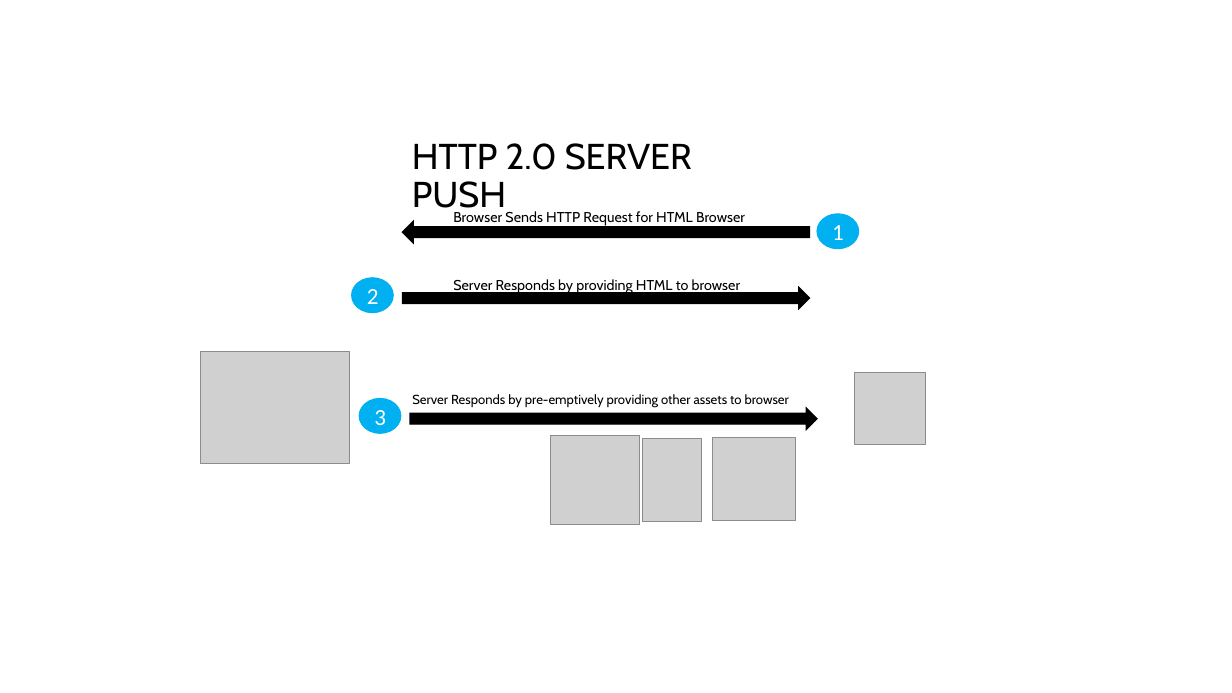
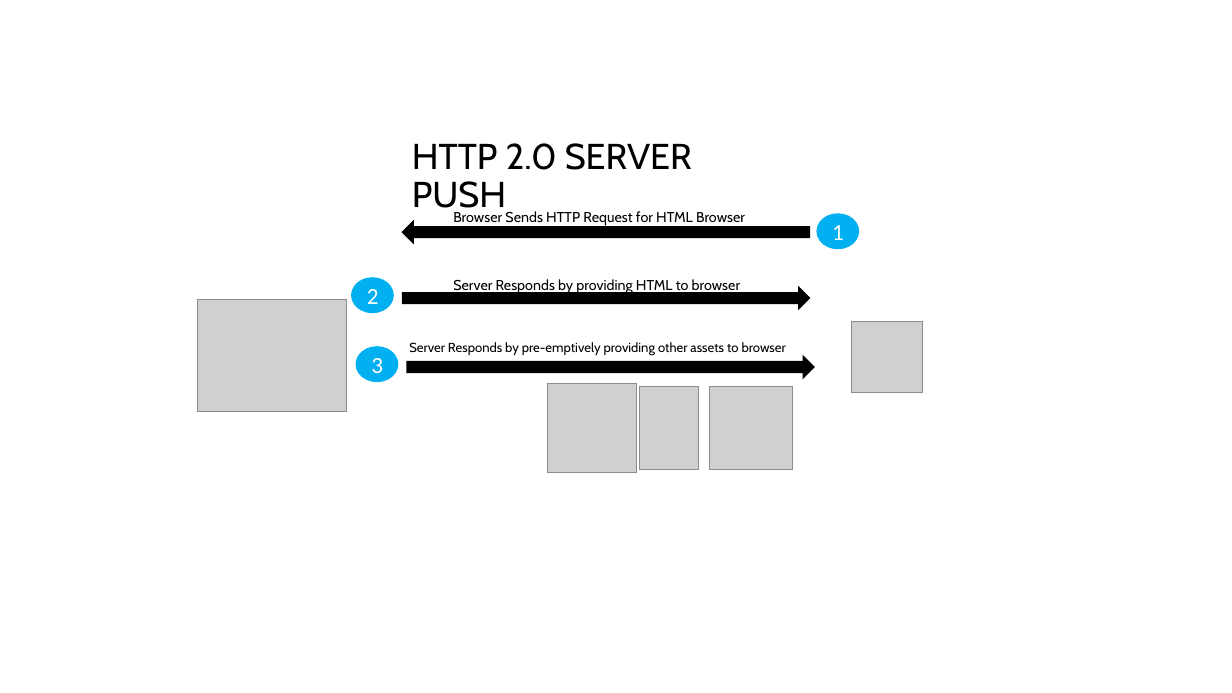
Before and after one commit to lironly/blog-posts, a slide deck: slide 2 of HTTP2 Server Push/logo template.pptx. Drawn at 1232x693 pixels with LibreOffice and Linux fonts; fonts in the diff are those of the drawing; grey boxes stand for pictures. Boxes give left, top, right and bottom in pixels: in the first picture for what was removed or moved away, otherwise in the second. Text is boxed around its words. In the diff, an @@ line names an element or a change of style, - is before the commit and + after.

```diff
--- a/HTTP2 Server Push/logo template.pptx
+++ b/HTTP2 Server Push/logo template.pptx
@@ 5 pictures, 1 text, 1 ellipse: place and size @@
-5 pictures, 1 text, 1 ellipse at <box>201,352,926,525</box>
+5 pictures, 1 text, 1 ellipse at <box>197,300,923,473</box>
@@ right arrow: place and size @@
-right arrow at <box>410,409,817,430</box>
+right arrow at <box>408,357,814,378</box>
```
Also in this commit, not shown: 8 other files.
